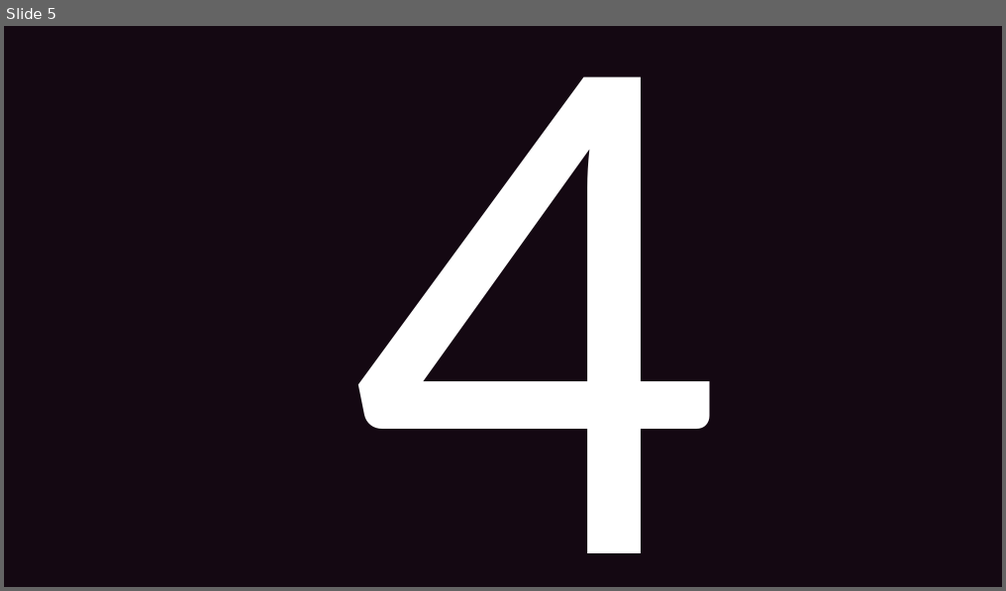
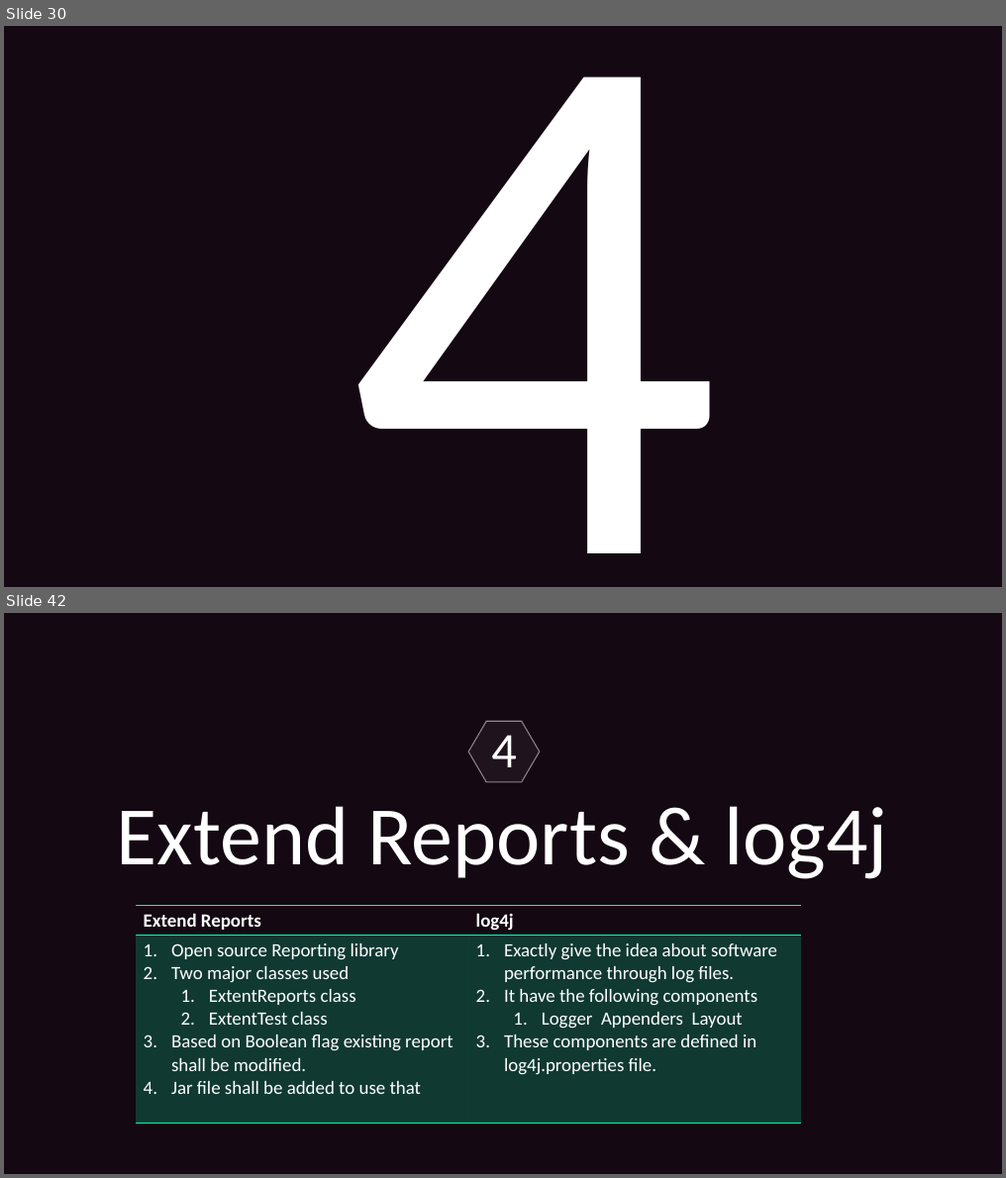
Before and after one commit to Ajin007/IRC_Docs, a slide deck: Students PPT.pptx. Shown one above the other, each under a label of ours: slide 5 before the commit, slides 30 and 42 after it; the slides between them are not shown. The pictures are 1006x591 and 1006x1178 pixels, drawn with LibreOffice and Linux fonts; fonts in the diff are those of the drawing. Boxes give left, top, right and bottom in pixels: in the first picture for what was removed or moved away, otherwise in the second. Text is boxed around its words. In the diff, an @@ line names an element or a change of style, - is before the commit and + after.

```diff
--- a/Students PPT.pptx
+++ b/Students PPT.pptx
@@ slide 42 added at (x1=4, y1=613, x2=1002, y2=1174), background #140812 @@
@@ hexagon added at (x1=469, y1=721, x2=540, y2=782), fill #FFFFFF at 5% opacity, outline #FFFFFF 1 pt @@
@@ text added at (x1=491, y1=735, x2=516, y2=767), 48 pt, text #FFFFFF @@
+4
@@ text added at (x1=117, y1=806, x2=888, y2=879), 80 pt, text #FFFFFF @@
+Extend Reports & log4j
@@ table added at (x1=136, y1=906, x2=801, y2=1124), 2 rows, 2 columns @@
+Extend Reports | log4j
+Open source Reporting library / Two major classes used / ExtentReports class / ExtentTest class / Based on Boolean flag existing report shall be modified. / Jar file shall be added to use that | Exactly give the idea about software performance through log files. / It have the following components / Logger Appenders Layout / These components are defined in log4j.properties file.
@@ what was slide 5 is now slide 30 @@
```
Also in this commit, not shown: 8 slides changed, 32 other slides added, 1 slide removed.
